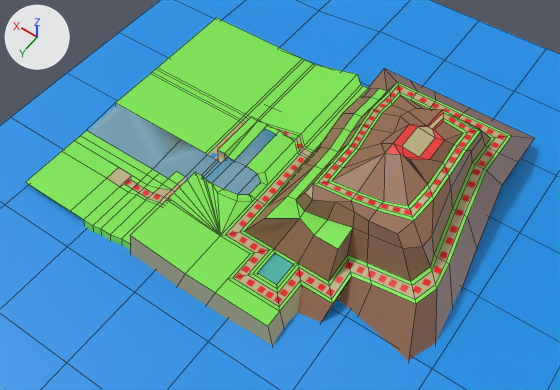
What one commit did to the FBX model Herby's Party/Assets/Models/Greybox/level.fbx.
Before and after are seen from a 50 mm lens placed at (-140.7, 103.8, 202.6), pointed at (-49.1, -24.4, 1.1). Lighting does not change. The marker at upper left points along +X, +Y and +Z. The picture after the commit comes second. Mesh edges are drawn as thin lines on the coarser meshes. Where no turn or scale is listed for an object, it has been applied to the vertices. Vertices at exactly the same position are counted once.
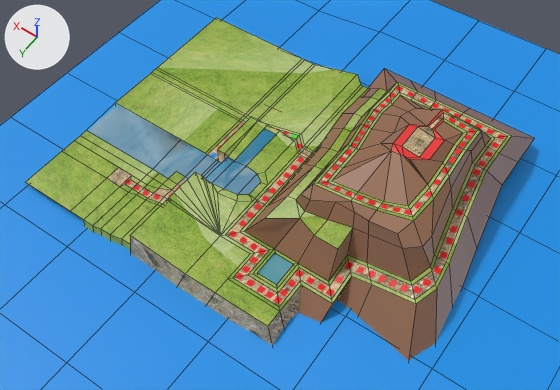
Where the change shows, as pixel boxes (x1, y1, x2, y2) in the pictures (560 x 390 px; the box of a moved part takes in the faces that stretch with it):
'Plane', surface changed, reshaped
    both: (26, 17, 534, 361)
'Path', surface changed
    both: (107, 85, 507, 307)
part 1 of me_plane, cut back
    both: (296, 162, 351, 220)
part 2 of me_plane, moved or reshaped
    both: (332, 143, 408, 205)
part 3 of me_plane, surface changed
    both: (26, 17, 514, 345)
part 4 of me_plane, recoloured
    both: (305, 184, 313, 197)

The change, as a diff of the scene's bpy script:
```diff
--- a/Herby's Party/Assets/Models/Greybox/level.fbx.py
+++ b/Herby's Party/Assets/Models/Greybox/level.fbx.py
@@ img_grass_jpg @@
+img_grass_jpg = load_image('grass.jpg', '../../Scripts/Sheep/grass.webp', 1080, 1080, 'sRGB')
@@ img_path_png @@
+img_path_png = load_image('path.png', '../../Scripts/Board/path.png', 626, 626, 'sRGB')
@@ mat_material_026 @@
 mat_material_026 = principled_material('Material.026')
-mat_material_026.base_color = (0.489, 0.433, 0.213)  # beige #bab07f
+mat_material_026.texture = img_path_png
@@ mat_grass @@
 mat_grass = principled_material('Grass')
-mat_grass.base_color = (0.201, 0.8, 0.0771)  # green #7ce74e
+mat_grass.texture = img_grass_jpg
@@ me_plane @@
 # used by ob_plane; location = (0.0, 0.0, 0.0)
 # verts and faces of me_plane; kept vertices keep their numbers, new ones are numbered from 419
 # before: 237 (-63.6, -31.6, 20.9) at pixel (332, 162), 296 (-63.6, -16.8, 20.9) at pixel (304, 192), 308 (-66.6, -16.6, 20.1) at pixel (312, 199), 354 (-63.6, -21.2, 20.9) at pixel (313, 183)
 # before: 339 (-77.4, -38.6, 27.6) at pixel (384, 153)
-me_plane.from_pydata(...)  # 419 vertices, 356 faces; spans x -117.5..25.0, y -91.8..21.2, z -11.1..29.8
+me_plane.from_pydata(...)  # 419 vertices, 357 faces; spans x -117.5..25.0, y -91.8..21.2, z -11.1..29.8
+# me_plane part 1
+verts[296] = (-62.4, -16.6, 19.5)  # moved, pixel (300, 194)
+verts[308] = (-65.6, -16.7, 19.2)  # moved, pixel (310, 199)
+faces += [(237, 296, 354)]  # mat_mountain (its picture is missing)
+# me_plane part 2
+verts[339] = (-78.9, -39.7, 28.8)  # moved, pixel (391, 150)
+# me_plane part 3: 356 kept faces spanning x -117.5..25.0, y -91.8..21.2, z -11.1..29.8 get new texture (UV) coordinates
+# me_plane part 4: 1 face spanning x -65.6..-62.4, y -21.2..-16.6, z 19.2..20.9 switches from mat_material_026 (beige #bab07f) to mat_mountain (its picture is missing)
 me_plane.materials.append(mat_material_026)
```
